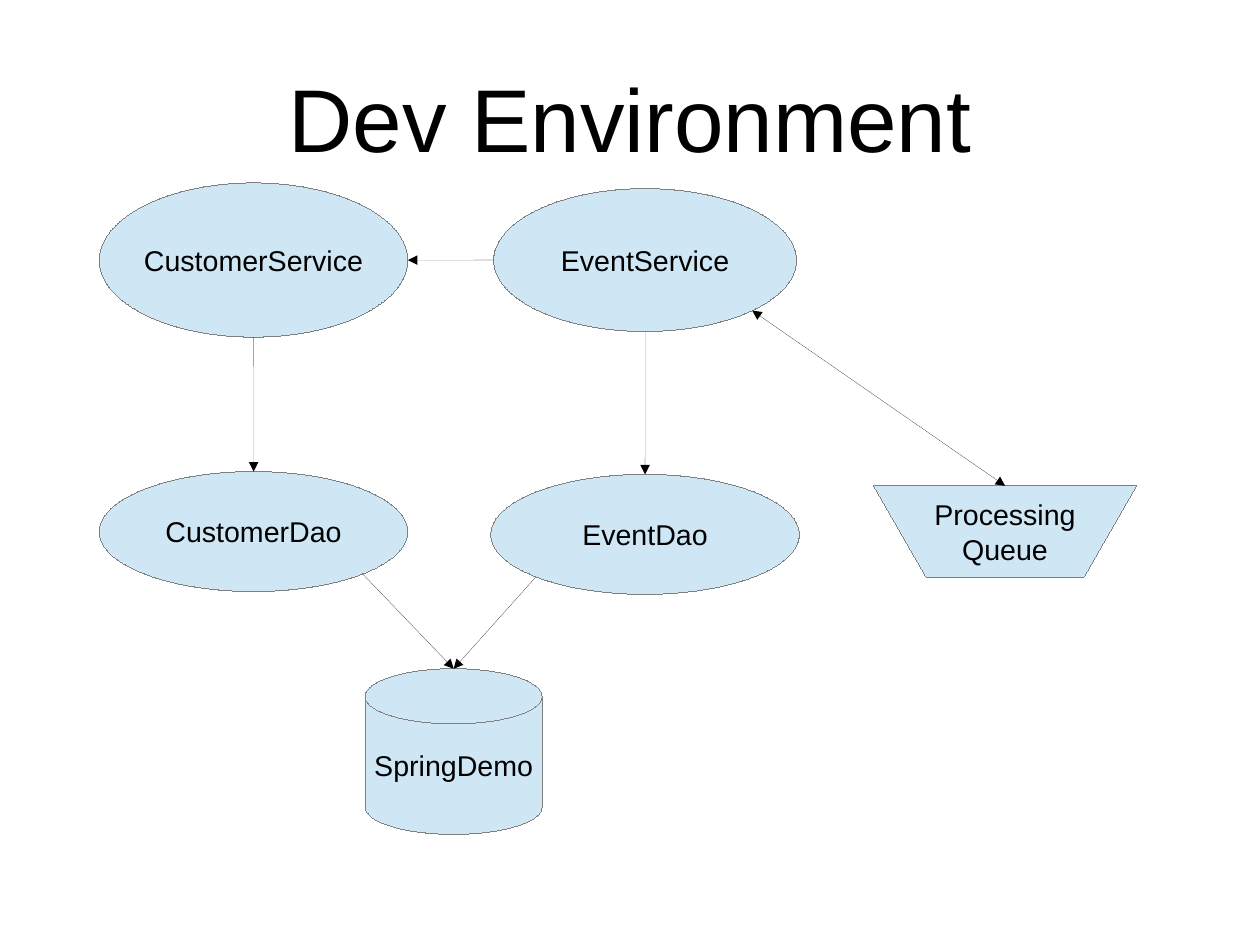
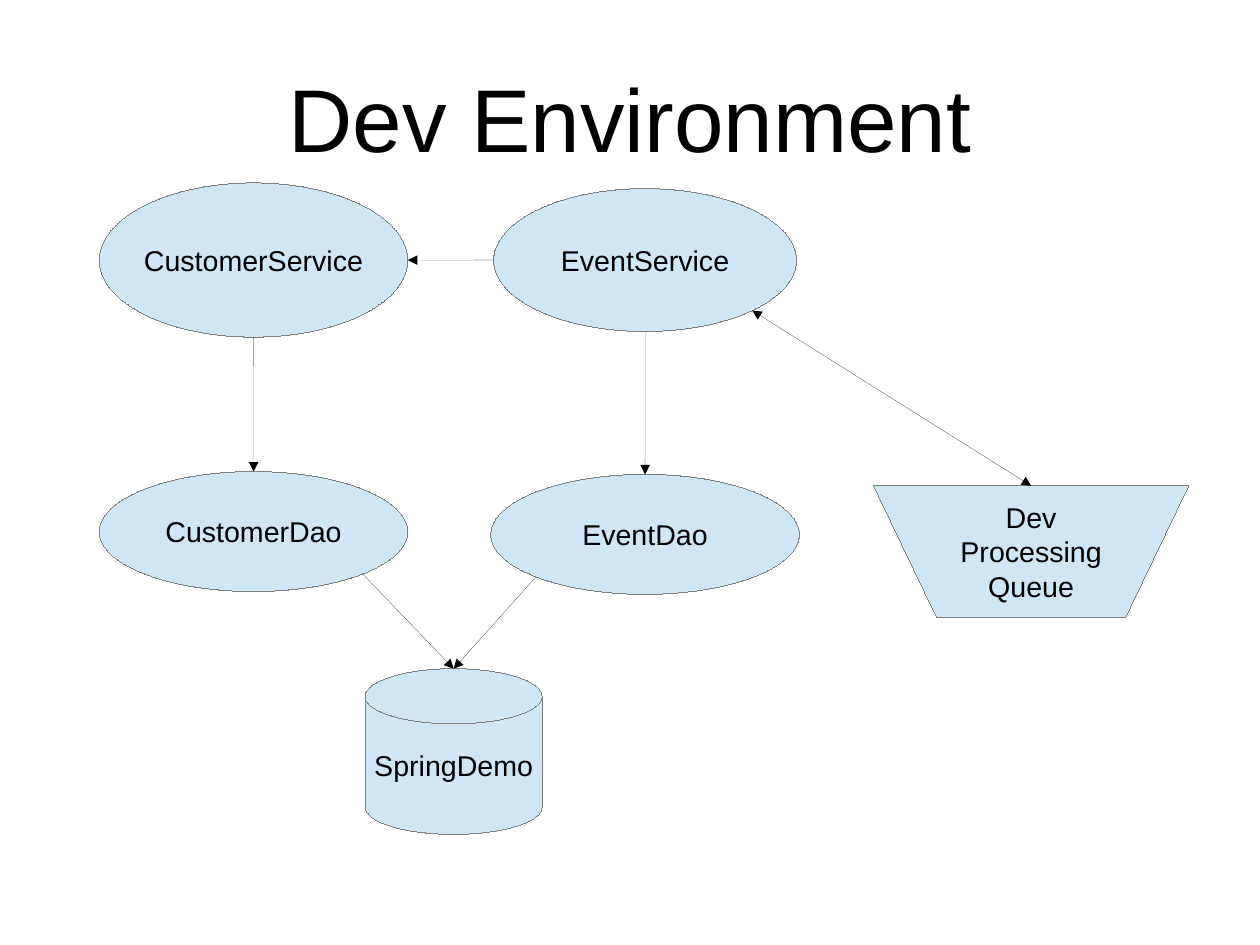
Before and after one commit to CinJug/spring-profiles, a slide deck: slide 9 of Spring Demo Intro.odp (slide 3 before the commit). Drawn at 1260x945 pixels with LibreOffice and Linux fonts; fonts in the diff are those of the drawing; background and template pictures are left out. Boxes give left, top, right and bottom in pixels: in the first picture for what was removed or moved away, otherwise in the second. Text is boxed around its words. In the diff, an @@ line names an element or a change of style, - is before the commit and + after.

```diff
--- a/Spring Demo Intro.odp
+++ b/Spring Demo Intro.odp
@@ double arrow moved from (752, 311) - (1005, 486) to (752, 311) - (1031, 486) @@
@@ flow chart manual operation "Dev": place and size @@
-flow chart manual operation "Dev" at <box>874,486,1137,577</box>
+flow chart manual operation "Dev" at <box>874,486,1189,617</box>
@@ text in flow chart manual operation at <box>1006,508,1057,529</box>: paragraph added @@
+Dev
```
Also in this commit, not shown: 2 other slides changed, 5 slides added.
